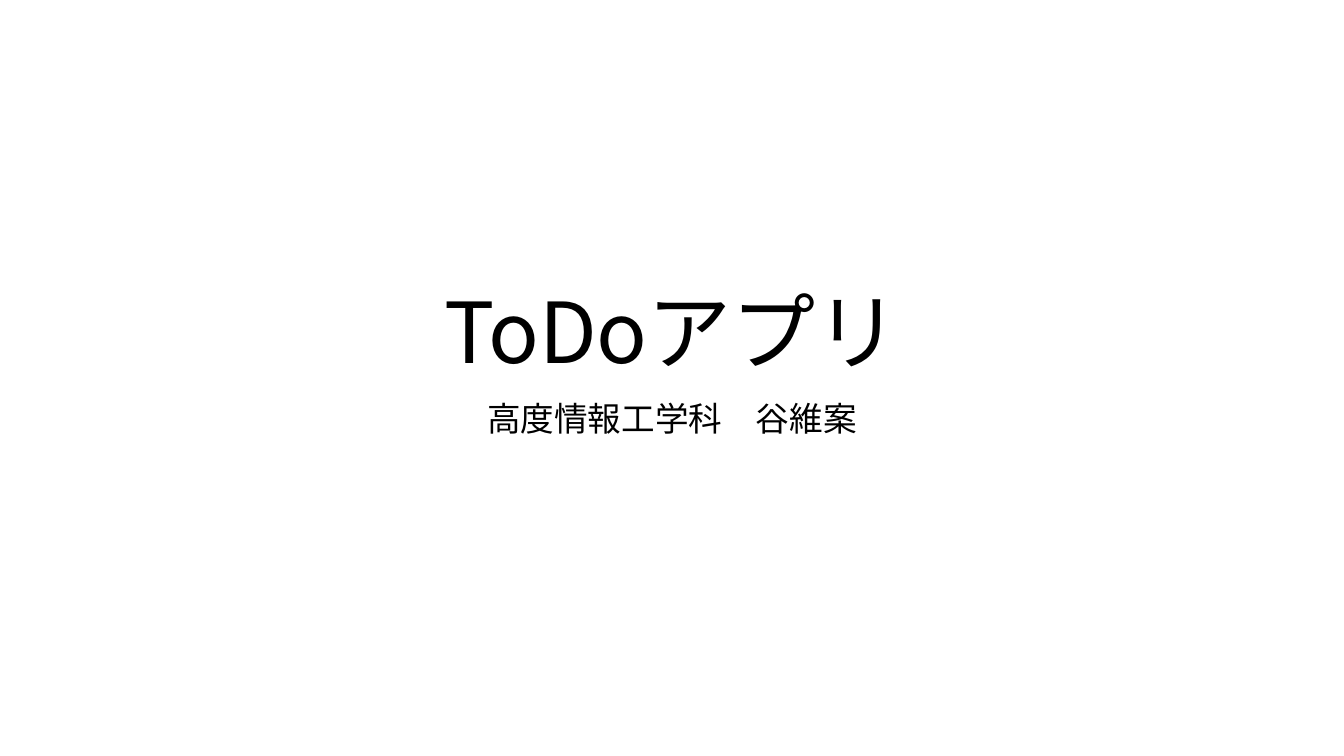
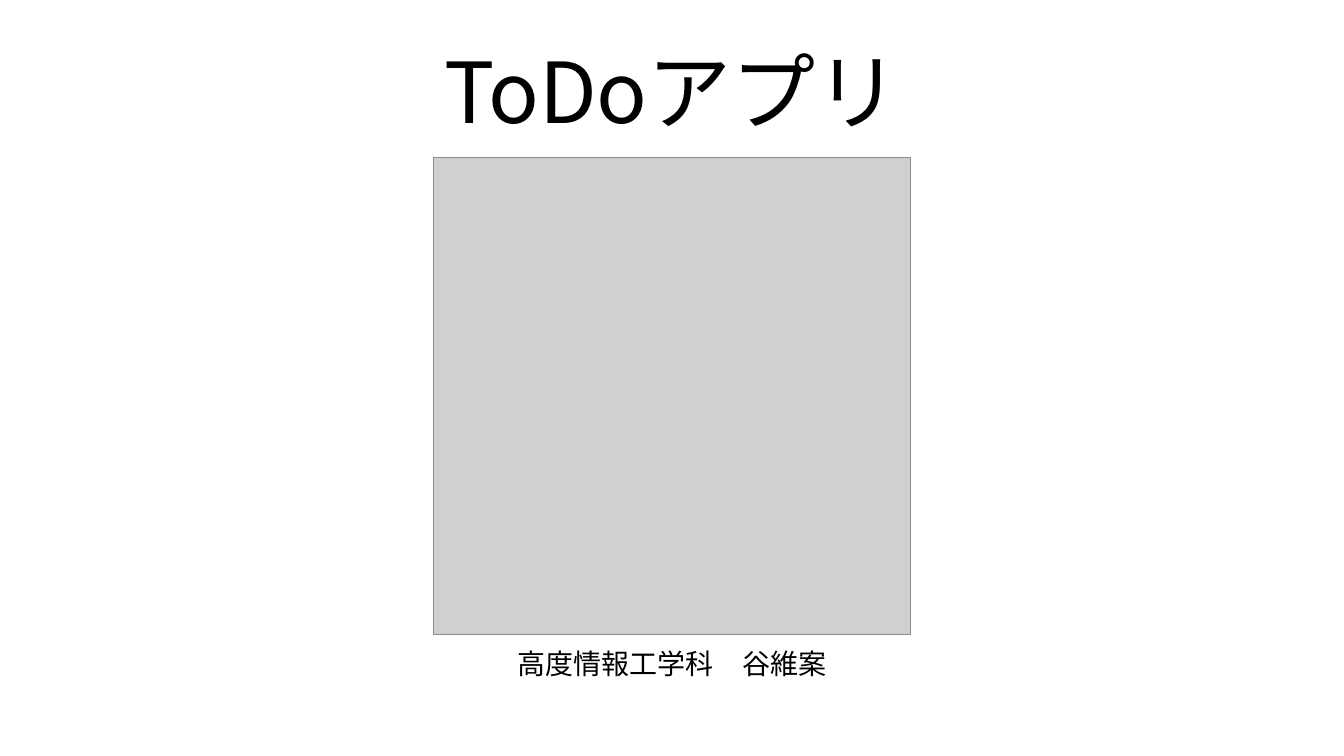
Before and after one commit to TaniIan/flutter_application_1, a slide deck: slide 1 of Todoアプリ_谷維案.pptx. Drawn at 1344x756 pixels with LibreOffice and Linux fonts; fonts in the diff are those of the drawing; grey boxes stand for pictures. Boxes give left, top, right and bottom in pixels: in the first picture for what was removed or moved away, otherwise in the second. Text is boxed around its words. In the diff, an @@ line names an element or a change of style, - is before the commit and + after.

```diff
--- a/Todoアプリ_谷維案.pptx
+++ b/Todoアプリ_谷維案.pptx
@@ title "ToDoアプリ": place and size @@
-title "ToDoアプリ" at (444,293,900,367)
+title "ToDoアプリ" at (444,53,900,127)
@@ picture added at (434,157,911,635) @@
@@ subtitle "高度情報工学科 谷維案": place and size @@
-subtitle "高度情報工学科 谷維案" at (487,402,857,434)
+subtitle "高度情報工学科 谷維案" at (518,650,826,677)
@@ subtitle "高度情報工学科 谷維案" at (518,650,826,677): size 24 to 20 pt @@
```
Also in this commit, not shown: 3 other slides changed.
